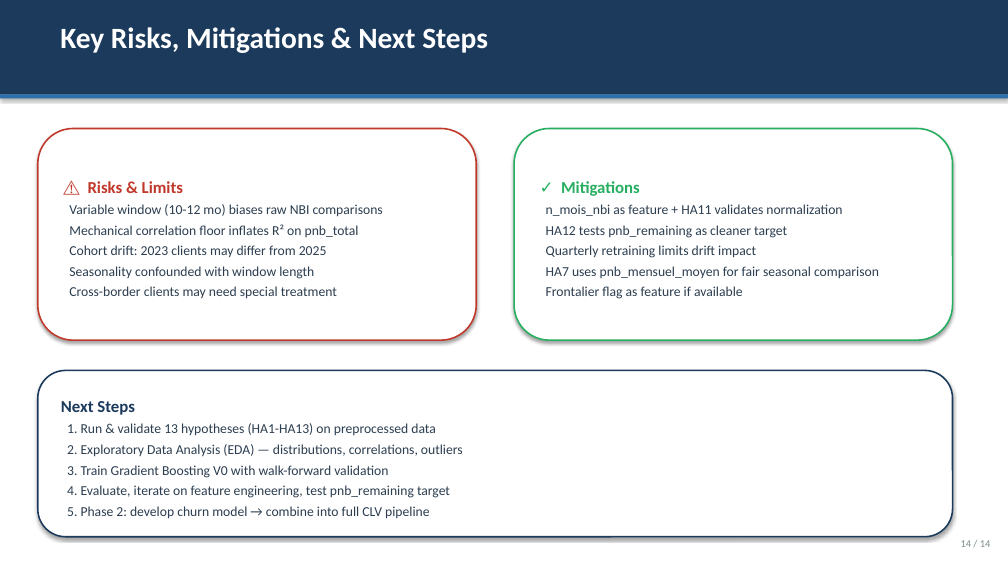
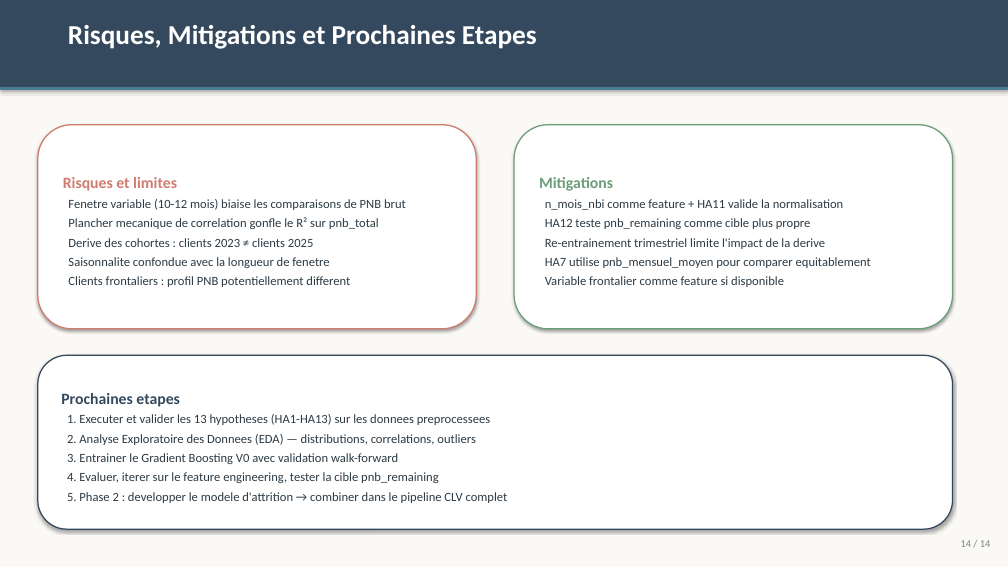
Before and after one commit to Rayen2Z/Claude-my-friend, a slide deck: slide 14 of Acquisition_model/CLV_Acquisition_Model_Presentation.pptx. Drawn at 1008x567 pixels with LibreOffice and Linux fonts; fonts in the diff are those of the drawing. Boxes give left, top, right and bottom in pixels: in the first picture for what was removed or moved away, otherwise in the second. Text is boxed around its words. In the diff, an @@ line names an element or a change of style, - is before the commit and + after.

```diff
--- a/Acquisition_model/CLV_Acquisition_Model_Presentation.pptx
+++ b/Acquisition_model/CLV_Acquisition_Model_Presentation.pptx
@@ background #FFFFFF to #FAF9F6 @@
@@ rectangle: place and size @@
-rectangle at bbox=[0, 0, 1008, 95]
+rectangle at bbox=[0, 0, 1008, 87]
@@ rectangle at bbox=[0, 0, 1008, 87]: fill #1B3A5C to #34495E @@
@@ text at bbox=[68, 25, 537, 49]: text changed; size 28 to 26 pt @@
-Key Risks, Mitigations & Next Steps
+Risques, Mitigations et Prochaines Etapes
@@ rectangle: place and size @@
-rectangle at bbox=[0, 95, 1008, 98]
+rectangle at bbox=[0, 87, 1008, 90]
@@ rectangle at bbox=[0, 87, 1008, 90]: fill #2C6FAD to #4A7C94 @@
@@ rounded rectangle "Risques et limites": place and size @@
-rounded rectangle "Risques et limites" at bbox=[38, 129, 476, 340]
+rounded rectangle "Risques et limites" at bbox=[38, 125, 476, 329]
@@ rounded rectangle "Risques et limites" at bbox=[38, 125, 476, 329]: outline #C0392B 1.5 pt to #CF7C6E 1.2 pt @@
@@ rounded rectangle "Mitigations": place and size @@
-rounded rectangle "Mitigations" at bbox=[514, 129, 953, 340]
+rounded rectangle "Mitigations" at bbox=[514, 125, 953, 329]
@@ rounded rectangle "Mitigations" at bbox=[514, 125, 953, 329]: outline #27AE60 1.5 pt to #6B9E78 1.2 pt @@
@@ text in rounded rectangle at bbox=[63, 177, 406, 287]: text changed; size 13 to 12 pt; text colour #2C3E50 to #2D3B45 @@
-⚠ Risks & Limits
-Variable window (10-12 mo) biases raw NBI comparisons
-Mechanical correlation floor inflates R² on pnb_total
-Cohort drift: 2023 clients may differ from 2025
-Seasonality confounded with window length
-Cross-border clients may need special treatment
+Risques et limites
+Fenetre variable (10-12 mois) biaise les comparaisons de PNB brut
+Plancher mecanique de correlation gonfle le R² sur pnb_total
+Derive des cohortes : clients 2023 ≠ clients 2025
+Saisonnalite confondue avec la longueur de fenetre
+Clients frontaliers : profil PNB potentiellement different
@@ text in rounded rectangle at bbox=[539, 177, 871, 287]: text changed; size 13 to 12 pt; text colour #2C3E50 to #2D3B45 @@
-✓ Mitigations
-n_mois_nbi as feature + HA11 validates normalization
-HA12 tests pnb_remaining as cleaner target
-Quarterly retraining limits drift impact
-HA7 uses pnb_mensuel_moyen for fair seasonal comparison
-Frontalier flag as feature if available
+Mitigations
+n_mois_nbi comme feature + HA11 valide la normalisation
+HA12 teste pnb_remaining comme cible plus propre
+Re-entrainement trimestriel limite l'impact de la derive
+HA7 utilise pnb_mensuel_moyen pour comparer equitablement
+Variable frontalier comme feature si disponible
@@ rounded rectangle "Prochaines etapes": place and size @@
-rounded rectangle "Prochaines etapes" at bbox=[38, 371, 953, 537]
+rounded rectangle "Prochaines etapes" at bbox=[38, 355, 953, 529]
@@ rounded rectangle "Prochaines etapes" at bbox=[38, 355, 953, 529]: outline #1B3A5C 1.5 pt to #34495E 1.2 pt @@
@@ text in rounded rectangle at bbox=[61, 393, 508, 503]: text changed; size 13 to 12 pt; text colour #2C3E50 to #2D3B45 @@
-Next Steps
-1. Run & validate 13 hypotheses (HA1-HA13) on preprocessed data
-2. Exploratory Data Analysis (EDA) — distributions, correlations, outliers
-3. Train Gradient Boosting V0 with walk-forward validation
-4. Evaluate, iterate on feature engineering, test pnb_remaining target
-5. Phase 2: develop churn model → combine into full CLV pipeline
+Prochaines etapes
+1. Executer et valider les 13 hypotheses (HA1-HA13) sur les donnees preprocessees
+2. Analyse Exploratoire des Donnees (EDA) — distributions, correlations, outliers
+3. Entrainer le Gradient Boosting V0 avec validation walk-forward
+4. Evaluer, iterer sur le feature engineering, tester la cible pnb_remaining
+5. Phase 2 : developper le modele d'attrition → combiner dans le pipeline CLV complet
@@ text "14 / 14" at bbox=[961, 540, 991, 547]: text colour #7F8C8D to #7A868E @@
```
Also in this commit, not shown: 9 other slides changed, 4 slides added, 4 slides removed, 2 other files.
